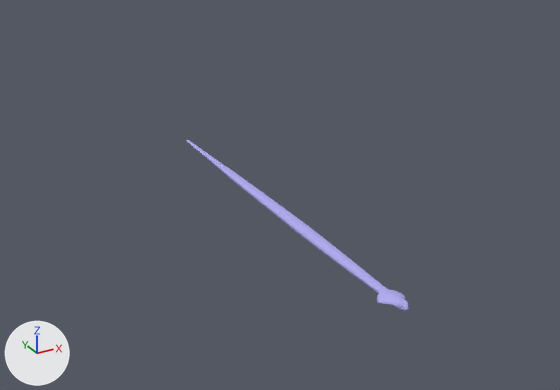
The Blender file level_data/space_ship/snake_v4_.blend as it was, and as the next commit left it.
Both versions are drawn from a camera (50 mm lens) standing at (-6.32, -6.34, 5.05) and looking at (0.94, 6.86, -1.55). Lighting does not change. The marker at lower left points along +X, +Y and +Z. The same objects are shown in both versions, whatever each file hides.
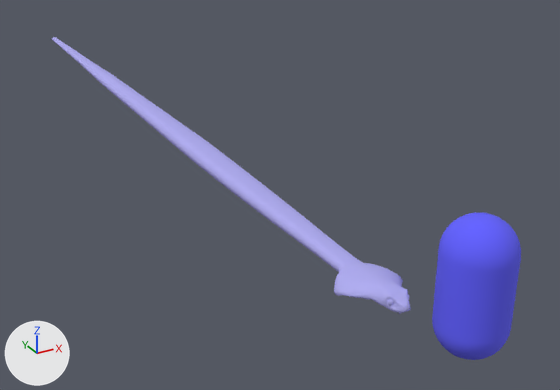
Pixel boxes (x1, y1, x2, y2) of what changed, in the pictures (560 x 390 px):
'MeshInstance3D', added (blue): after (432, 213, 521, 360)
'Sphere.002', mesh rescaled, moved (60% wider, 62% taller): before (186, 140, 409, 311); after (52, 37, 410, 314)

The change, as a list of edits to the scene's bpy script:
```text
Add mat_material_0:
    mat_material_0 = principled_material('Material_0')
    mat_material_0.base_color = (0.123, 0.12, 1.0)  # blue #6261ff
    mat_material_0.roughness = 1.0
Change me_sphere_002:
    where me_sphere_002.from_pydata(...)  # 4397 vertices, 4314 faces; spans x -0.19..0.19, y 0.0..6.95, z -0.08..0.06
    used by ob_sphere_002; location = (-1.07, 0.0, 0.0)
    me_sphere_002 part 1: the whole mesh is scaled about its middle by 2.5, then moved by (-1.07, 5.21, -0.02)
Add me_mesh_0:
    me_mesh_0.from_pydata(...)  # 1950 vertices, 3456 faces; spans x -0.5..0.5, y -0.5..0.5, z -1.0..1.0
    me_mesh_0.materials.append(mat_material_0)  # blue #6261ff
Change ob_sphere_002:
    ob_sphere_002.location: (-1.07, 0.0, 0.0) -> (0.0, 0.0, 0.0)
Add ob_meshinstance3d:
    ob_meshinstance3d = bpy.data.objects.new('MeshInstance3D', me_mesh_0)
    ob_meshinstance3d.parent = ob_body
    ob_meshinstance3d.location = (0.0, 0.0, 0.0)
Add ob_body:
    ob_body = bpy.data.objects.new('body', None)
    ob_body.parent = ob_player
    ob_body.location = (0.0, 0.0, 0.0)
Add ob_player:
    ob_player = bpy.data.objects.new('Player', None)
    ob_player.location = (0.0, 0.0, 0.0)
```
